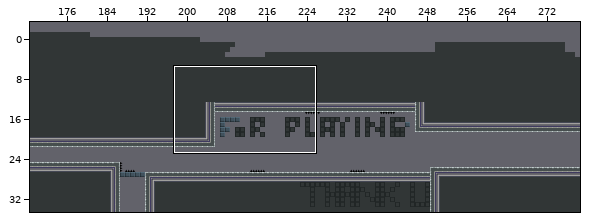
Two versions of a level (Tiled map, android/assets/levels/level12.tmx). Above: a wide view before the commit, with the close-up outlined.
Close-up. Earlier state:
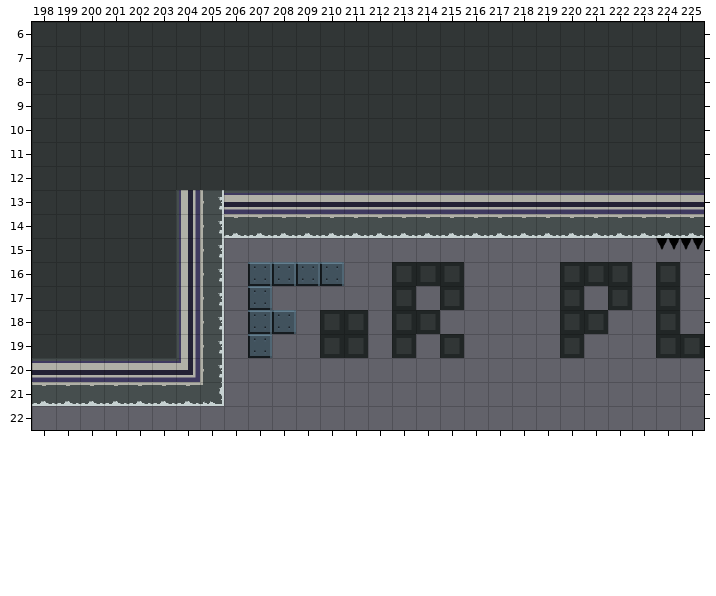
Cells are 32x32 px. Shown: x 198..225, y 6..22. The commit also changed other parts of the map, which this record leaves out. The old version is drawn lined up with the new one.
The same view after the edit:
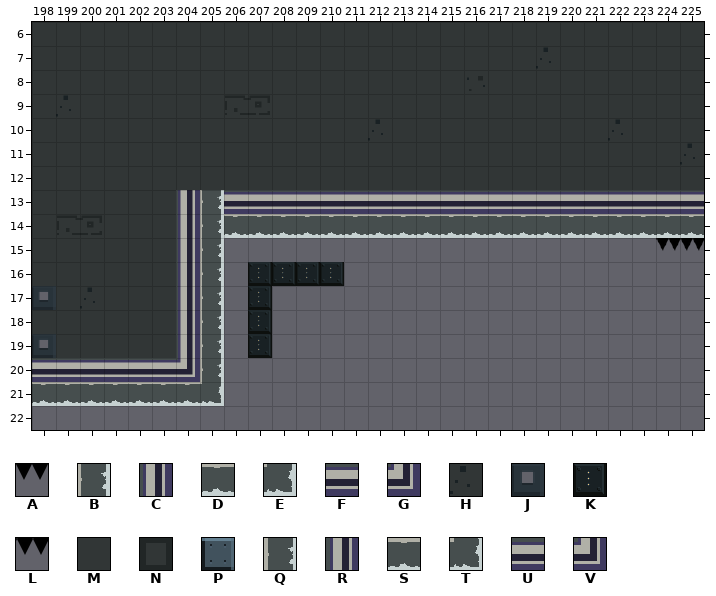
Key: from "tiles_128": A 13 turned 180; from "tileset": B 66, C 71, D 81, E 82, F 86, G 87, H 119, J 131, K 132, L 145 turned 180; from "tileset-new": M 16, N 33, P 35 "3", Q 62 "fixer", R 67, S 76, T 77, U 81, V 82.
_ is an empty cell.
Change:
map size 300x40 -> 300x35 cells (old content now starts at 0,-5; both pictures use the new coordinates)
Layer "Platform":
y 7: x 219 M -> H
y 9: x 199 M -> H
y 10: x 212 M -> H; x 222 M -> H
y 11: x 225 M -> H
y 13: x 204..225 RQUUUUUUUUUUUUUUUUUUUU -> CBFFFFFFFFFFFFFFFFFFFF
y 14: x 204..225 RQSSSSSSSSSSSSSSSSSSSS -> CBDDDDDDDDDDDDDDDDDDDD
y 15: x 204..205 RQ -> CB
y 16: x 204..205 RQ -> CB; x 207..210 PPPP -> KKKK; x 213..215 NNN -> ___; x 220..222 NNN -> ___; x 224 N -> _
y 17: x 198 M -> J; x 200 M -> H; x 204..205 RQ -> CB; x 207 P -> K; x 213 N -> _; x 215 N -> _; x 220 N -> _; x 222 N -> _; x 224 N -> _
y 18: x 204..205 RQ -> CB; x 207..208 PP -> K_; x 210..211 NN -> __; x 213..214 NN -> __; x 220..221 NN -> __; x 224 N -> _
y 19: x 198 M -> J; x 204..205 RQ -> CB; x 207 P -> K; x 210..211 NN -> __; x 213 N -> _; x 215 N -> _; x 220 N -> _; x 224..225 NN -> __
y 20: x 198..205 UUUUUUVQ -> FFFFFFGB
y 21: x 198..205 SSSSSSST -> DDDDDDDE
Layer "Spikes":
y 15: x 224..225 AA -> LL
